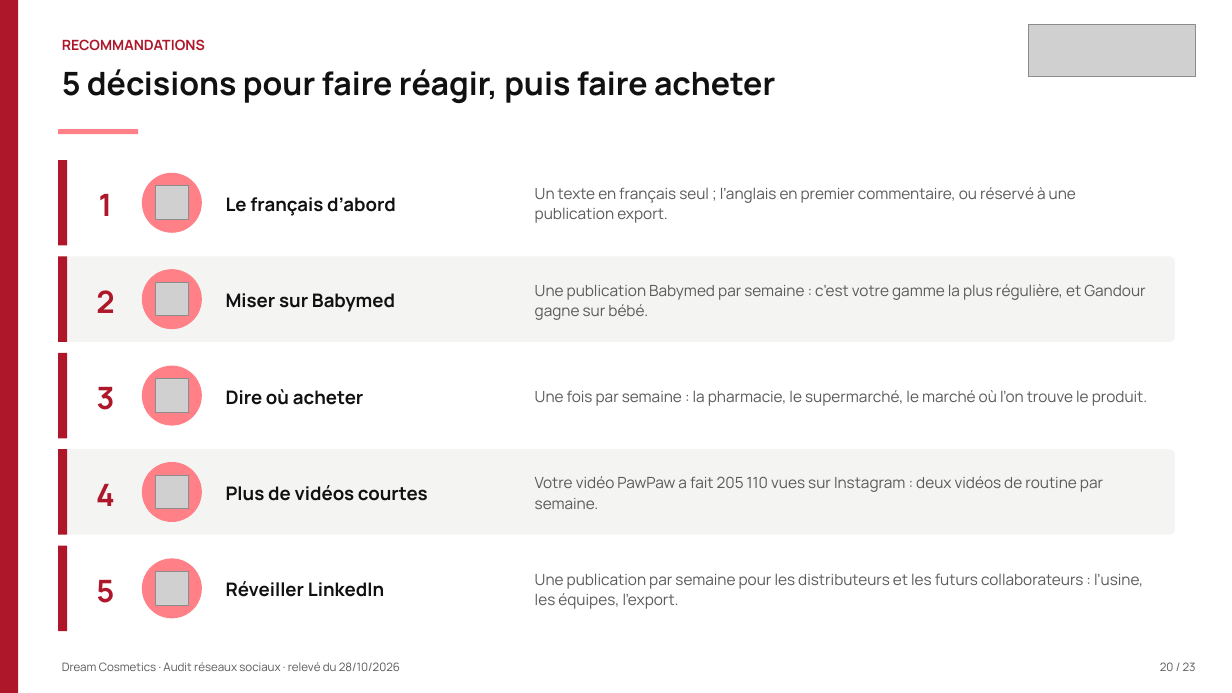
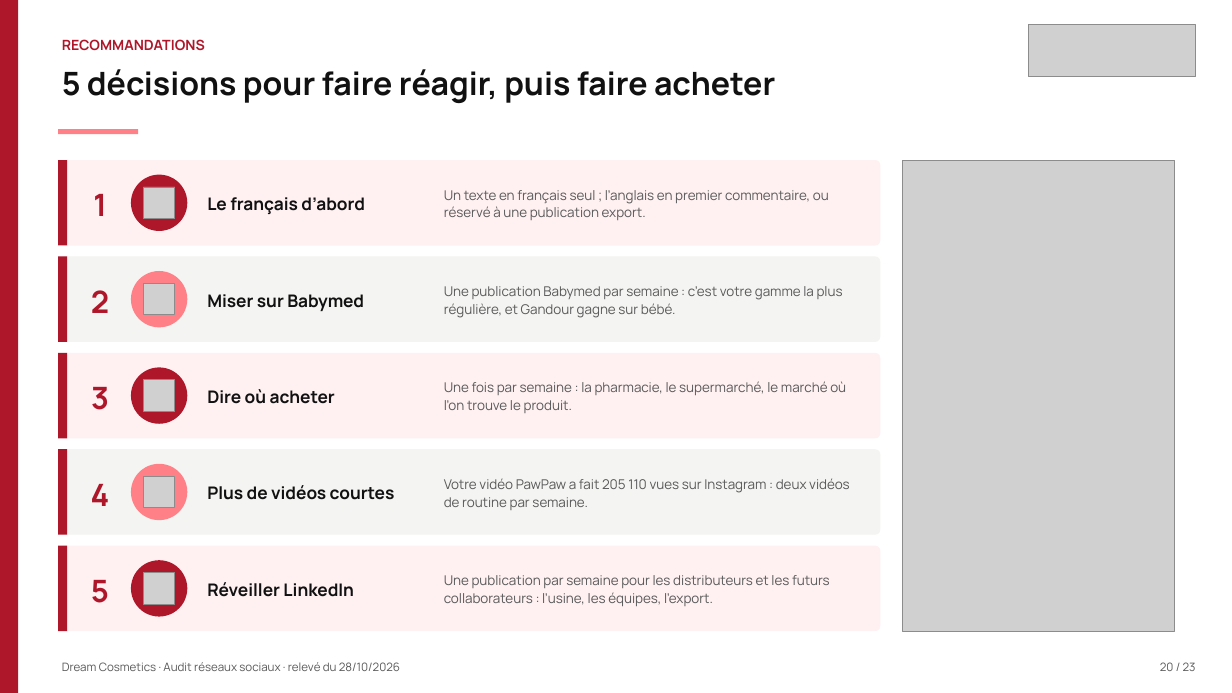
Before and after one commit to leslita06/fatima-unifood-fictif, a slide deck: slide 20 of tmp-tj/261028_dream-cosmetics_audit-reseaux-sociaux_v2.pptx. Drawn at 1232x693 pixels with LibreOffice and Linux fonts; fonts in the diff are those of the drawing; grey boxes stand for pictures. Boxes give left, top, right and bottom in pixels: in the first picture for what was removed or moved away, otherwise in the second. Text is boxed around its words. In the diff, an @@ line names an element or a change of style, - is before the commit and + after.

```diff
--- a/tmp-tj/261028_dream-cosmetics_audit-reseaux-sociaux_v2.pptx
+++ b/tmp-tj/261028_dream-cosmetics_audit-reseaux-sociaux_v2.pptx
@@ rounded rectangle: place and size @@
-rounded rectangle at box(58, 160, 1176, 246)
+rounded rectangle at box(58, 160, 881, 246)
@@ text "1": place and size @@
-text "1" at box(99, 194, 112, 216)
+text "1" at box(93, 194, 106, 216)
@@ ellipse: place and size @@
-ellipse at box(142, 173, 202, 233)
+ellipse at box(131, 175, 188, 231)
@@ text "Le français d’abord": place and size @@
-text "Le français d’abord" at box(226, 197, 396, 216)
+text "Le français d’abord" at box(207, 197, 365, 214)
@@ text "Un texte en français seul ...": place and size @@
-text "Un texte en français seul ..." at box(535, 187, 1076, 223)
+text "Un texte en français seul ..." at box(444, 190, 829, 220)
@@ picture added at box(902, 160, 1175, 631) @@
@@ rounded rectangle: place and size @@
-rounded rectangle at box(58, 257, 1176, 343)
+rounded rectangle at box(58, 257, 881, 343)
@@ text "2": place and size @@
-text "2" at box(96, 290, 114, 313)
+text "2" at box(91, 290, 109, 313)
@@ text "Miser sur Babymed": place and size @@
-text "Miser sur Babymed" at box(226, 293, 395, 312)
+text "Miser sur Babymed" at box(207, 294, 364, 311)
@@ text "Une publication Babymed par semaine ...": place and size @@
-text "Une publication Babymed par semaine ..." at box(535, 284, 1145, 320)
+text "Une publication Babymed par semaine ..." at box(444, 286, 843, 318)
@@ ellipse: place and size @@
-ellipse at box(142, 269, 202, 329)
+ellipse at box(131, 271, 188, 327)
@@ fill #FFFFFF to #FFF0F1 in 3 elements at box(58, 546, 881, 632), box(58, 160, 881, 246), box(58, 353, 881, 439) @@
@@ rounded rectangle: place and size @@
-rounded rectangle at box(58, 353, 1176, 439)
+rounded rectangle at box(58, 353, 881, 439)
@@ text "3": place and size @@
-text "3" at box(97, 387, 115, 410)
+text "3" at box(91, 387, 109, 410)
@@ text "Dire où acheter": place and size @@
-text "Dire où acheter" at box(226, 389, 364, 405)
+text "Dire où acheter" at box(207, 389, 335, 404)
@@ text "Une fois par semaine : ...": place and size @@
-text "Une fois par semaine : ..." at box(535, 390, 1147, 406)
+text "Une fois par semaine : ..." at box(444, 381, 846, 413)
@@ ellipse: place and size @@
-ellipse at box(142, 366, 202, 426)
+ellipse at box(131, 368, 188, 424)
@@ rounded rectangle: place and size @@
-rounded rectangle at box(58, 449, 1176, 535)
+rounded rectangle at box(58, 449, 881, 535)
@@ text "4": place and size @@
-text "4" at box(96, 484, 115, 506)
+text "4" at box(91, 484, 110, 506)
@@ text "Plus de vidéos courtes": place and size @@
-text "Plus de vidéos courtes" at box(226, 485, 428, 501)
+text "Plus de vidéos courtes" at box(207, 485, 395, 500)
@@ text "Votre vidéo PawPaw a fait ...": place and size @@
-text "Votre vidéo PawPaw a fait ..." at box(535, 476, 1103, 509)
+text "Votre vidéo PawPaw a fait ..." at box(444, 478, 850, 510)
@@ ellipse: place and size @@
-ellipse at box(142, 462, 202, 522)
+ellipse at box(131, 464, 188, 520)
@@ rounded rectangle: place and size @@
-rounded rectangle at box(58, 546, 1176, 632)
+rounded rectangle at box(58, 546, 881, 632)
@@ text "5": place and size @@
-text "5" at box(96, 580, 114, 603)
+text "5" at box(91, 580, 109, 603)
@@ fill #FF8087 to #AE172A in 3 elements at box(131, 175, 188, 231), box(131, 368, 188, 424), box(131, 560, 188, 616) @@
@@ ellipse: place and size @@
-ellipse at box(142, 558, 202, 618)
+ellipse at box(131, 560, 188, 616)
@@ size 14.5 to 13.5 pt in 5 elements at box(207, 197, 365, 214), box(207, 294, 364, 311), box(207, 389, 335, 404), box(207, 485, 395, 500), box(207, 582, 354, 597) @@
@@ text "Réveiller LinkedIn": place and size @@
-text "Réveiller LinkedIn" at box(226, 581, 384, 597)
+text "Réveiller LinkedIn" at box(207, 582, 354, 597)
@@ size 12 to 10.5 pt in 5 elements at box(444, 190, 829, 220), box(444, 286, 843, 318), box(444, 381, 846, 413), box(444, 478, 850, 510), box(444, 575, 830, 606) @@
@@ text "Une publication par semaine pour ...": place and size @@
-text "Une publication par semaine pour ..." at box(535, 573, 1143, 609)
+text "Une publication par semaine pour ..." at box(444, 575, 830, 606)
@@ 5 pictures: place and size @@
-5 pictures at box(155, 186, 189, 605)
+5 pictures at box(143, 187, 175, 604)
```
Also in this commit, not shown: 13 other slides changed.
